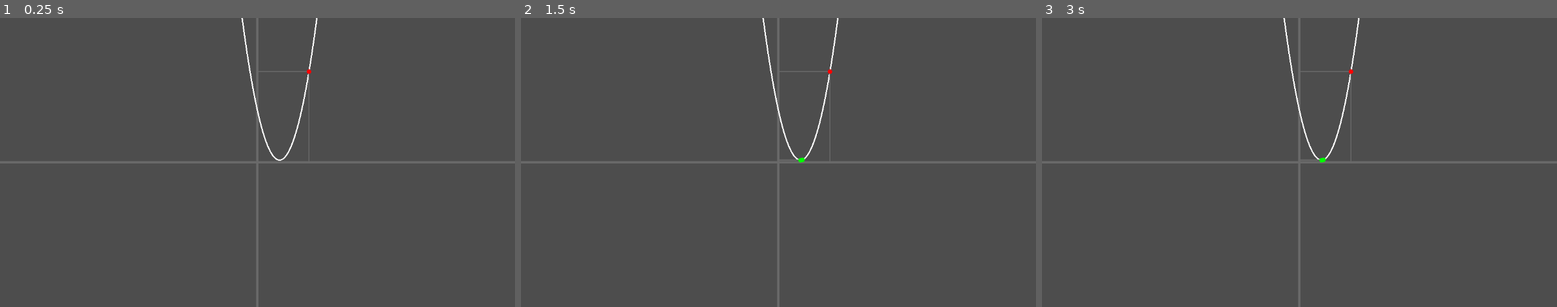
Above: before the commit, frames 1-3 (left to right).
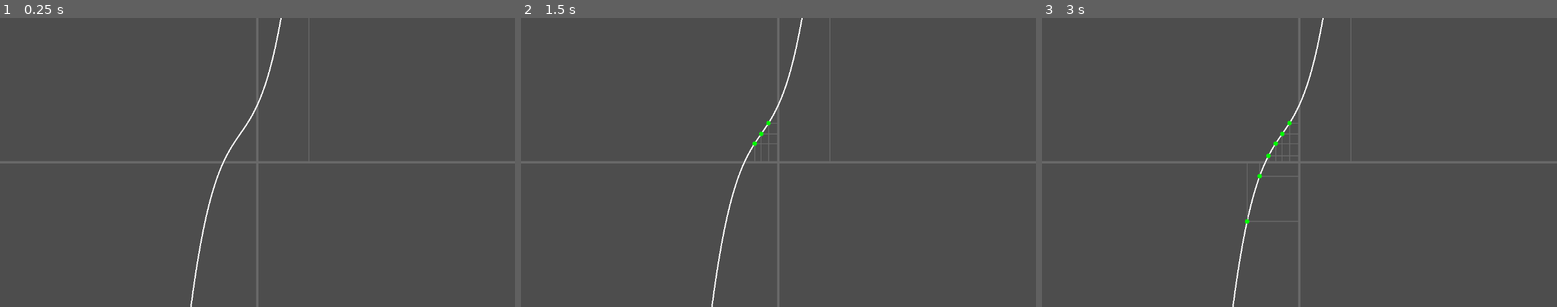
Above: after the commit, the same moments.

Repository: mjXmsdgh/game_gallery
Game: Godot game, scene res://2_game_scene/min_search/main.tscn
The game is run twice, just before and just after one commit, with the same random seed, the same clock (stepped at 60 frames per second) and the same inputs. This scene is started directly instead of the project's main scene.
Inputs:
- Up to frame 1 (0.25 s): no input
- Up to frame 2 (1.5 s): tap Enter at 0.5 s; hold Right (ui_right) 0.53-1.28 s; tap Space (key_space) at 0.6, 1.25, 1.35 s; hold Down (ui_down) from 1.28 s (still down)
- Up to frame 3 (3 s): tap Enter at 2 s; release Down (ui_down) at 2.03 s; hold Right (ui_right) 2.03-2.78 s; tap Space (key_space) at 2.1, 2.75, 2.85 s; hold Up (ui_up) from 2.78 s (still down)

The runs differ from the first frame. In frame 1, 0.7% of the frame differs, in the area x 36-62%, y 0-100%; in frame 2, 0.8%; in frame 3, 0.9%.

Commit message:
add poly_func

Diff:
--- a/2_game_scene/min_search/scene/xy_axis.tscn
+++ b/2_game_scene/min_search/scene/xy_axis.tscn
@@ -7,6 +7,7 @@
 [ext_resource type="Script" path="res://2_game_scene/min_search/script/point_manager.gd" id="4_wcucf"]
 [ext_resource type="Script" path="res://2_game_scene/min_search/script/CalculationNode.gd" id="6_wn7fd"]
 [ext_resource type="Script" path="res://2_game_scene/min_search/script/QuadraticFunctionNode.gd" id="7_sempo"]
+[ext_resource type="Script" path="res://2_game_scene/min_search/script/PolyFunctionNode.gd" id="8_pjgyd"]
 
 [node name="XyAxis" type="Node2D"]
 
@@ -30,3 +31,6 @@
 
 [node name="QuadraticFunctionNode" type="Node2D" parent="CalculationNode"]
 script = ExtResource("7_sempo")
+
+[node name="PolyFunctionNode" type="Node2D" parent="CalculationNode"]
+script = ExtResource("8_pjgyd")
--- a/2_game_scene/min_search/script/CalculationNode.gd
+++ b/2_game_scene/min_search/script/CalculationNode.gd
@@ -15,6 +15,7 @@
 
 # 二次関数ノードへの参照
 var quadratic_function_node: Node2D
+var poly_func_node:Node2D
 
 # 次のステップに進む
 func step_forward() -> Vector2:
@@ -23,13 +24,19 @@
 	Returns:
 		現在の座標(Vector2)
 	"""
-	if quadratic_function_node == null:
-		push_error("quadratic_function_node is null")
-		return Vector2.ZERO
+#	if quadratic_function_node == null:
+#		push_error("quadratic_function_node is null")
+#		return Vector2.ZERO
 
-	var g: float = quadratic_function_node.gradient(current_x)  # 現在のx座標における勾配を計算
+#	var g: float = quadratic_function_node.gradient(current_x)  # 現在のx座標における勾配を計算
+#	var next_x: float = current_x - learning_rate_x * g  # 次のx座標を計算 (現在のx座標 - 学習率 * 勾配)
+#	var next_y: float = quadratic_function_node.calculate(next_x)  # 次のx座標におけるy座標を計算
+
+	var g: float = poly_func_node.gradient(current_x)  # 現在のx座標における勾配を計算
 	var next_x: float = current_x - learning_rate_x * g  # 次のx座標を計算 (現在のx座標 - 学習率 * 勾配)
-	var next_y: float = quadratic_function_node.calculate(next_x)  # 次のx座標におけるy座標を計算
+	var next_y: float = poly_func_node.calculate(next_x)  # 次のx座標におけるy座標を計算
+
+
 	var next_point: Vector2 = Vector2(next_x, next_y)  # 次の点をVector2として作成
 
 	point_manager_node.add_point({"color": Color.GREEN}, next_point)  # 点をpoint_manager_nodeに追加
@@ -54,8 +61,11 @@
 	if point_manager_node == null:
 		push_error("point_manager_node is null")
 
-	quadratic_function_node = get_node_or_null("QuadraticFunctionNode")
-	if quadratic_function_node == null:
-		push_error("QuadraticFunctionNode is null")
+	#quadratic_function_node = get_node_or_null("QuadraticFunctionNode")
+	#if quadratic_function_node == null:
+	#	push_error("QuadraticFunctionNode is null")
 
-	current_y = quadratic_function_node.calculate(starting_x)
+	#current_y = quadratic_function_node.calculate(starting_x)
+
+	poly_func_node=get_node_or_null("PolyFunctionNode")
+	current_y=poly_func_node.calculate(starting_x)
--- /dev/null
+++ b/2_game_scene/min_search/script/PolyFunctionNode.gd
@@ -0,0 +1,22 @@
+extends Node2D
+
+
+var a: float=1.0
+var b: float=2.0
+var c: float=3.9
+var d: float=4.0
+
+
+# Called when the node enters the scene tree for the first time.
+func _ready() -> void:
+	pass # Replace with function body.
+
+
+
+func calculate(x: float) -> float:
+
+	return a*x*x*x+b*x*x+c*x+d
+
+
+func gradient(x: float) -> float:
+	return 3*a*x*x+2*b*x+c
--- a/2_game_scene/min_search/script/QuadraticGraph.gd
+++ b/2_game_scene/min_search/script/QuadraticGraph.gd
@@ -15,23 +15,20 @@
 @onready var wtos_node=get_parent().get_node_or_null("world_to_screen")
 @onready var point_manager=get_parent().get_node_or_null("PointManager") # PointManager を取得
 @onready var calculation_node=get_parent().get_parent().get_node_or_null("CalculationNode")
-@onready var quadratic_function_node = get_parent().get_parent().get_node_or_null("CalculationNode/QuadraticFunctionNode")
-
+#@onready var quadratic_function_node = get_parent().get_parent().get_node_or_null("CalculationNode/QuadraticFunctionNode")
+@onready var poly_func_node=get_parent().get_parent().get_node_or_null("CalculationNode/PolyFunctionNode")
 
 # 二次関数の描画
 func draw_quadratic_function():
 	"""
 	二次関数のグラフを描画する関数。
 	"""
-	if quadratic_function_node == null:
-		push_error("quadratic_function_node is null")
-		return
-	var previous_point: Vector2 = Vector2(x_min, quadratic_function_node.calculate(x_min))  # 最初の点を設定 (x_minにおけるyの値)
+	var previous_point: Vector2 = Vector2(x_min, poly_func_node.calculate(x_min))  # 最初の点を設定 (x_minにおけるyの値)
 
 	# x_minからx_maxまでxを細かく刻んでループ
 	for x in range(int(x_min * 10), int(x_max * 10)): #xを細かく刻む
 		var current_x: float = float(x) / 10.0  # 現在のx座標を計算（0.1刻みで）
-		var current_y: float = quadratic_function_node.calculate(current_x)  # 現在のx座標に対応するy座標を計算
+		var current_y: float = poly_func_node.calculate(current_x)  # 現在のx座標に対応するy座標を計算
 		var current_point: Vector2 = Vector2(current_x, current_y)  # 現在の点（ワールド座標）を生成
 
 		# 直前の点と現在の点をスクリーン座標に変換
Not shown: 1 places in 2_game_scene/min_search/scene/xy_axis.tscn that only renumber resources
